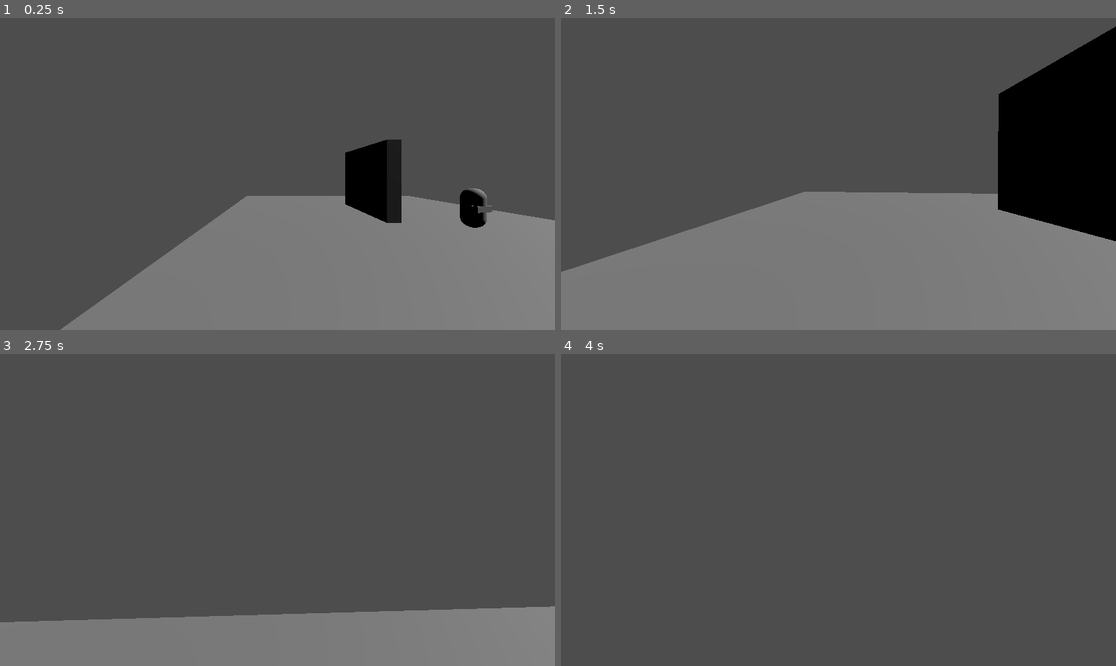
Above: before the commit, frames 1-4 (two rows, left to right).
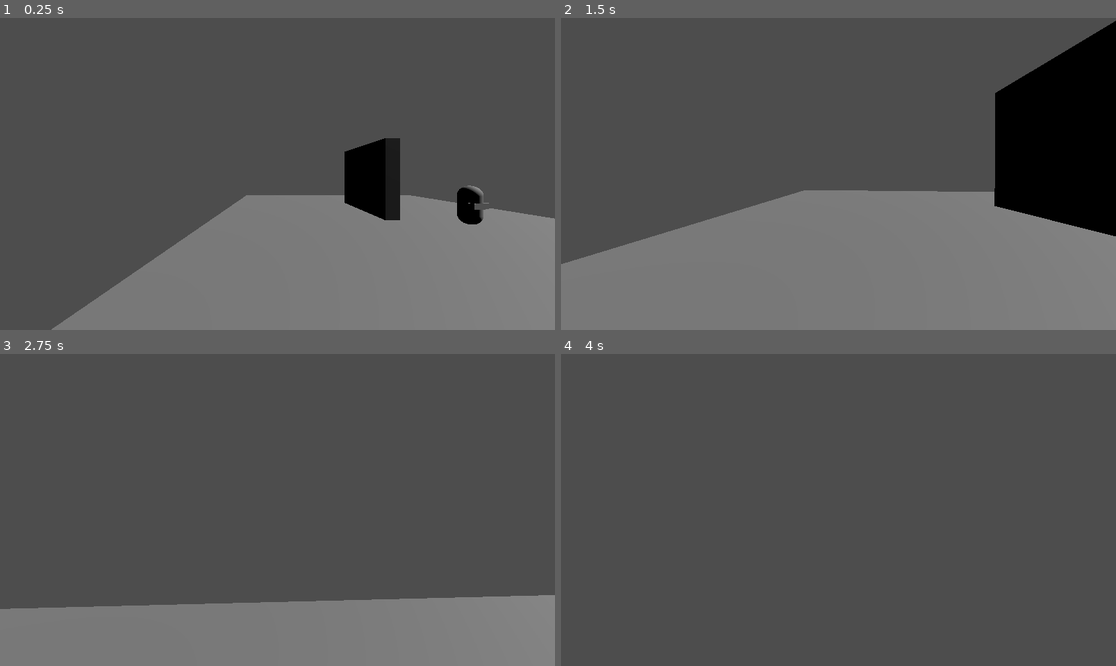
Above: after the commit, the same moments.

Repository: Nedajist/Phototaxis
Game: Godot game, scene res://moth_testing_scene.tscn
Same seed, same stepped clock (60 frames per second), same inputs: the game is played once before the commit and once after it. This scene is started directly instead of the project's main scene.
Inputs (mouse positions are in pixels of both pictures, inside the frame that each line leads up to):
- Up to frame 1 (0.25 s): no input
- Up to frame 2 (1.5 s): move the mouse to (866, 174) at 0.52 s; hold Up (ui_up) from 0.53 s (still down); move the mouse to (810, 174) at 1.27 s
- Up to frame 3 (2.75 s): keep holding Up (ui_up); move the mouse to (288, 503) at 2.02 s
- Up to frame 4 (4 s): keep holding Up (ui_up); move the mouse to (832, 516) at 2.77 s; tap Enter at 3.5 s; move the mouse to (877, 513) at 3.52 s

The runs differ from the first frame. In frame 1, 1.0% of the frame differs, in the area x 9-100%, y 38-100%; in frame 2, 1.6%; in frame 3, 4.0%, in the area x 0-100%, y 77-86%; in frame 4, nothing differs.

Commit message:
looking at moth makes you look at moth

Diff:
--- /dev/null
+++ b/camera_3d.gd
@@ -0,0 +1,30 @@
+extends Camera3D
+
+signal spotted_moth
+
+func _process(delta):
+	var object_list=[]
+	var exclude_list=[]
+
+
+	var mouse_pos = get_viewport().get_mouse_position()
+	var ray_length = 100
+	var from = self.project_ray_origin(mouse_pos)
+	var to = from + self.project_ray_normal(mouse_pos) * ray_length
+	var space = get_world_3d().direct_space_state
+	var ray_query = PhysicsRayQueryParameters3D.new()
+	ray_query.from = from
+	ray_query.to = to
+	ray_query.collide_with_areas = true
+	ray_query.exclude=exclude_list
+	var raycast_result = space.intersect_ray(ray_query)
+
+	while not raycast_result.is_empty():
+		exclude_list.append(raycast_result.get("rid"))
+		ray_query.exclude=exclude_list
+		object_list.append(raycast_result.get("collider"))
+		raycast_result = space.intersect_ray(ray_query)
+
+	for object in object_list:
+		if object.name=="MothEnemy":
+			emit_signal("spotted_moth")
--- a/moth_enemy/moth_chase.gd
+++ b/moth_enemy/moth_chase.gd
@@ -3,10 +3,12 @@
 
 @export var moth_enemy: CharacterBody3D
 @export var move_speed:= 10
-@onready var nav_agent = $"../../NavigationAgent3D"
-@onready var player =   $"../../../PlayerCharacter"
+@onready var nav_agent: NavigationAgent3D
+@onready var player: CharacterBody3D
+
 @export var LightSensitive: Area3D
 @export var PlayerSensitive: Area3D
+@export var PlayerSensitive2: Area3D
 
 var SPEED = randi_range(4,7)
 
@@ -14,6 +16,7 @@
 	print("Chase Entered")
 	LightSensitive.visible=false
 	PlayerSensitive.visible=false
+	player.camera_lookat_target=moth_enemy
 
 func Exit():
 	LightSensitive.visible=true
--- a/moth_enemy/moth_enemy.gd
+++ b/moth_enemy/moth_enemy.gd
@@ -1,8 +1,15 @@
 extends CharacterBody3D
 
+@export var player_character: CharacterBody3D
 @export var nav_agent: NavigationAgent3D
+signal Transitioned
 
-signal Transitioned
+func _ready() -> void:
+	for node in $"State Machine".get_children():
+		if "player" in node:
+			node.player=player_character
+		if "nav_agent" in node:
+			node.nav_agent=nav_agent
 
 
 func update_target_location(target_location) -> void:
--- a/moth_enemy/moth_enemy.tscn
+++ b/moth_enemy/moth_enemy.tscn
@@ -72,7 +72,7 @@
 transform = Transform3D(3, 0, 0, 0, -1.3113416e-07, -3, 0, 3, -1.3113416e-07, 0, 0, -3.449238)
 shape = SubResource("ConvexPolygonShape3D_lih0l")
 
-[node name="CollisionShape3D2" type="CollisionShape3D" parent="VisionArea"]
+[node name="MothSurroundingVision" type="CollisionShape3D" parent="VisionArea"]
 transform = Transform3D(5, 0, 0, 0, 5, 0, 0, 0, 5, 0, 0, 0)
 shape = SubResource("SphereShape3D_bk6gy")
 
--- a/moth_enemy/moth_follow_light.gd
+++ b/moth_enemy/moth_follow_light.gd
@@ -3,9 +3,10 @@
 
 @export var moth_enemy: CharacterBody3D
 @export var move_speed:= 10
-@onready var nav_agent = $"../../NavigationAgent3D"
-@onready var player =  $"../../../PlayerCharacter"
-var light
+@onready var nav_agent: NavigationAgent3D
+@onready var player: CharacterBody3D
+
+@onready var light
 
 var SPEED = 3.0
 
--- a/moth_enemy/moth_idle.gd
+++ b/moth_enemy/moth_idle.gd
@@ -3,8 +3,8 @@
 
 @export var moth_enemy: CharacterBody3D
 @export var move_speed:= 10
-@onready var nav_agent = $"../../NavigationAgent3D"
-@onready var player =   $"../../../PlayerCharacter"
+@onready var nav_agent: NavigationAgent3D
+@onready var player: CharacterBody3D
 
 var move_direction : Vector3
 var wander_time : float
--- a/moth_enemy/moth_stalk.gd
+++ b/moth_enemy/moth_stalk.gd
@@ -3,20 +3,23 @@
 
 @export var moth_enemy: CharacterBody3D
 @export var move_speed:= 10
-@onready var nav_agent = $"../../NavigationAgent3D"
-@onready var player =   $"../../../PlayerCharacter"
+@onready var nav_agent: NavigationAgent3D
+@onready var player: CharacterBody3D
+
 @export var LightSensitive: Area3D
 @export var PlayerSensitive: Area3D
+@export var PlayerSensitive2: Area3D
 
 var SPEED = 2.0
 var position_update_time=0
-var chase_chance=15
+var chase_chance=25
 signal switch_to_chase
 
 func Enter():
 	print("Stalk Entered")
 	LightSensitive.visible=false
 	PlayerSensitive.visible=false
+	player.camera_lookat_target=moth_enemy
 
 func Exit():
 	LightSensitive.visible=true
--- a/moth_testing_scene.tscn
+++ b/moth_testing_scene.tscn
@@ -60,8 +60,10 @@
 transform = Transform3D(1, -1.6653345e-16, -8e-45, 1.6653345e-16, 1, 4.298951e-36, 8e-45, -4.298951e-36, 1, 0.2460416, 0.16662598, -0.03282315)
 shape = SubResource("BoxShape3D_bu470")
 
-[node name="PlayerCharacter" parent="." instance=ExtResource("3_bu470")]
+[node name="MothEnemy" parent="." node_paths=PackedStringArray("player_character") instance=ExtResource("1_w7ixk")]
+transform = Transform3D(1, 0, 0, 0, 1, 0, 0, 0, 1, 3.2510767, 0.49356413, 2.6368637)
+player_character = NodePath("../PlayerCharacter")
+
+[node name="PlayerCharacter" parent="." node_paths=PackedStringArray("camera_lookat_target") instance=ExtResource("3_bu470")]
 transform = Transform3D(1, 0, 0, 0, 1, 0, 0, 0, 1, -6.1619954, 0.9999995, 15.071329)
-
-[node name="MothEnemy" parent="." instance=ExtResource("1_w7ixk")]
-transform = Transform3D(1, 0, 0, 0, 1, 0, 0, 0, 1, 3.2510767, 0.49356413, 2.6368637)
+camera_lookat_target = NodePath("../MothEnemy")
--- a/player_character.gd
+++ b/player_character.gd
@@ -1,13 +1,16 @@
 class_name PlayerCharacter
 extends CharacterBody3D
-@onready var camera_3d: Camera3D = %Camera3D
-
+@export var camera_3d: Camera3D
+@export var camera_lookat_target: CharacterBody3D
 @export var mouse_sensitivity = 0.002
 var camera_pitch: float = 0.0
 var mouse_locked = true
+var health=10
 
 const SPEED = 10.0
 const JUMP_VELOCITY = 4.5
+
+var look_at_moth = false
 
 func _ready() -> void:
 	Input.mouse_mode = Input.MOUSE_MODE_CAPTURED
@@ -35,10 +38,15 @@
 		mouse_locked = !mouse_locked
 
 func _physics_process(delta: float) -> void:
+	#camera_3d.look_at(camera_lookat_target.transform.origin, Vector3.UP, false)
 	# Add the gravity.
+
+	if look_at_moth:
+		self.look_at(camera_lookat_target.transform.origin)
+		camera_pitch = clamp(camera_pitch, deg_to_rad(-15), deg_to_rad(15))
+
 	if not is_on_floor():
 		velocity += get_gravity() * delta
-
 	# camera controls
 
 
@@ -54,3 +62,7 @@
 		velocity.z = move_toward(velocity.z, 0, SPEED)
 
 	move_and_slide()
+
+
+func _on_camera_3d_spotted_moth() -> void:
+	look_at_moth=true
--- a/player_character.tscn
+++ b/player_character.tscn
@@ -1,13 +1,15 @@
-[gd_scene load_steps=4 format=3 uid="uid://c02im4b6l80gd"]
+[gd_scene load_steps=5 format=3 uid="uid://c02im4b6l80gd"]
 
 [ext_resource type="Script" uid="uid://b3li2cqwf6fjs" path="res://player_character.gd" id="1_02ohv"]
+[ext_resource type="Script" uid="uid://cv6nm4vwt3rac" path="res://camera_3d.gd" id="2_5up26"]
 
 [sub_resource type="CapsuleMesh" id="CapsuleMesh_5up26"]
 
 [sub_resource type="CapsuleShape3D" id="CapsuleShape3D_4akcp"]
 
-[node name="PlayerCharacter" type="CharacterBody3D"]
+[node name="PlayerCharacter" type="CharacterBody3D" node_paths=PackedStringArray("camera_3d")]
 script = ExtResource("1_02ohv")
+camera_3d = NodePath("Camera3D")
 
 [node name="MeshInstance3D" type="MeshInstance3D" parent="."]
 transform = Transform3D(1, 0, 0, 0, 1, 0, 0, 0, 1, 0, 1.0098275, 0)
@@ -19,5 +21,7 @@
 shape = SubResource("CapsuleShape3D_4akcp")
 
 [node name="Camera3D" type="Camera3D" parent="."]
-unique_name_in_owner = true
-transform = Transform3D(1, 0, 0, 0, 1, 0, 0, 0, 1, 0, 1.4939646, -0.16715044)
+transform = Transform3D(1, 0, 0, 0, 1, 0, 0, 0, 1, 0, 1.3843422, 0)
+script = ExtResource("2_5up26")
+
+[connection signal="spotted_moth" from="Camera3D" to="." method="_on_camera_3d_spotted_moth"]
Not shown, added: camera_3d.gd.uid
